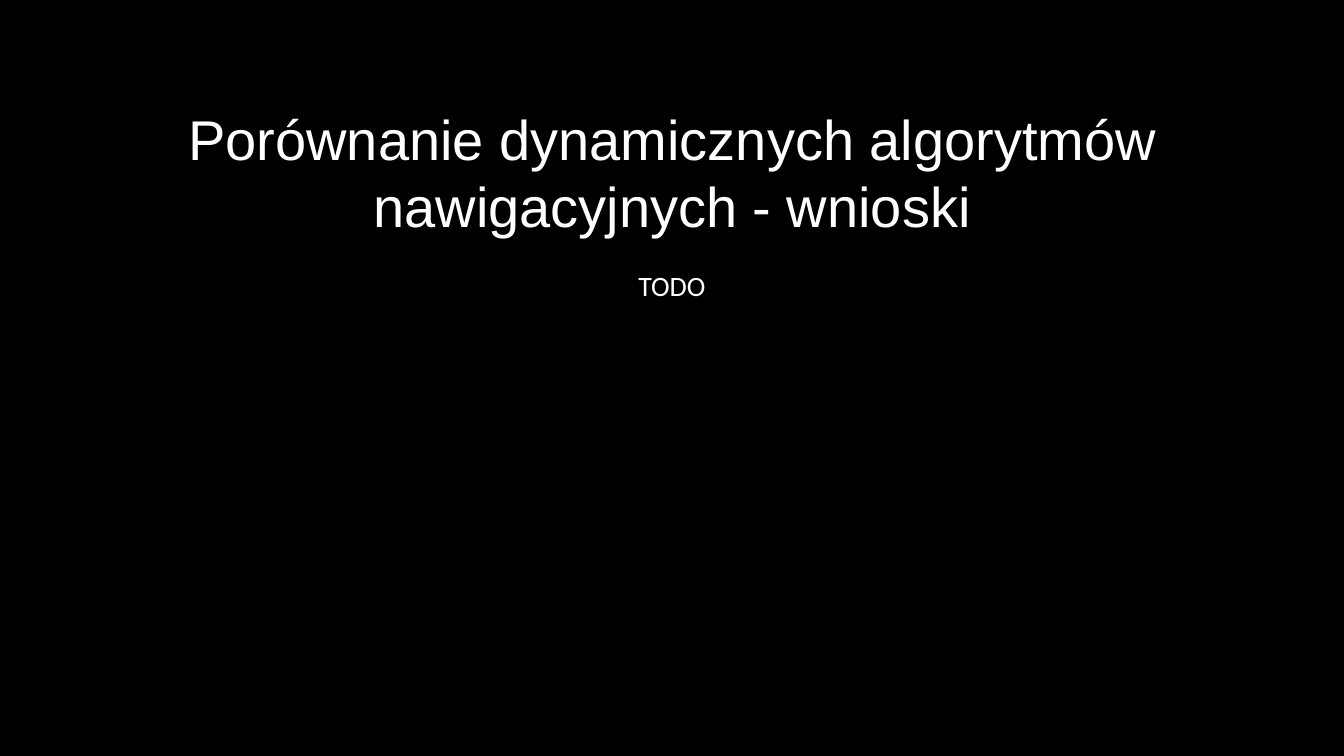
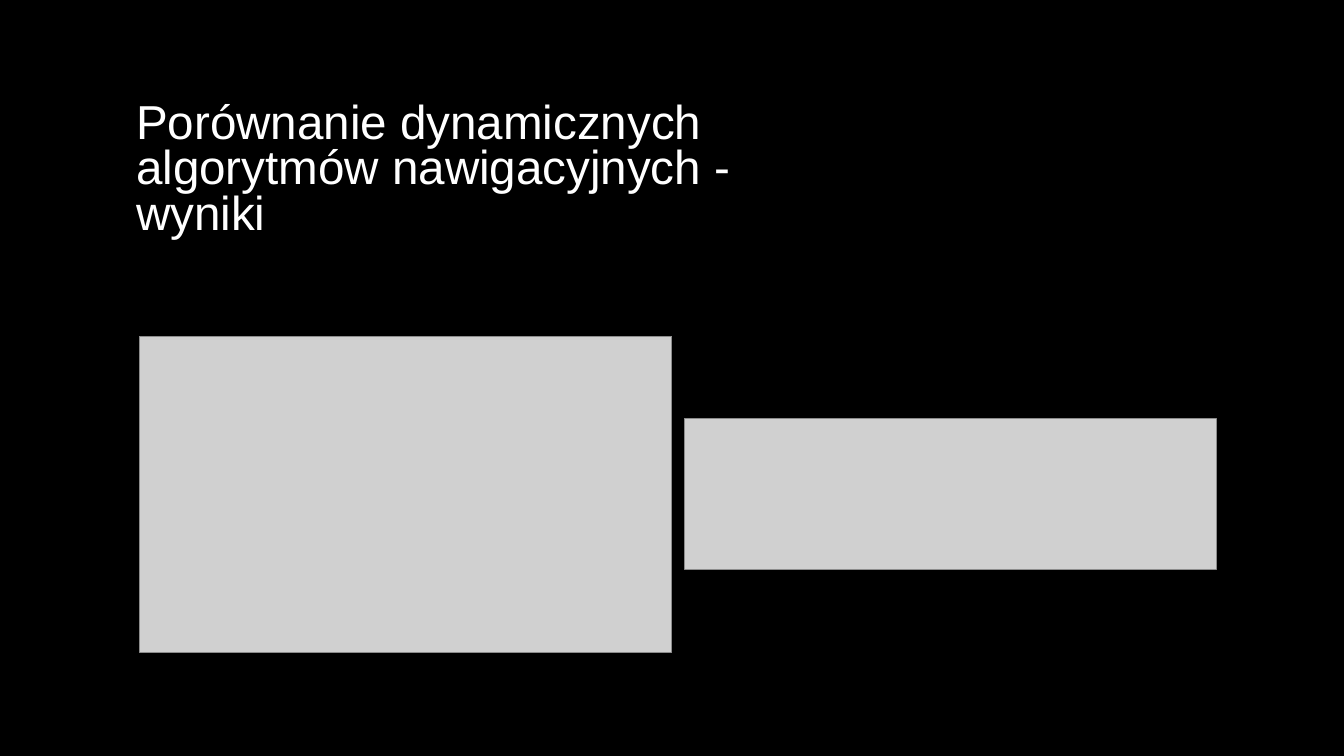
Before and after one commit to DevxMike/master_degree, a slide deck: slide 21 of ppt/Magisterka.odp (slide 28 before the commit). Drawn at 1344x756 pixels with LibreOffice and Linux fonts; fonts in the diff are those of the drawing; grey boxes stand for pictures. Boxes give left, top, right and bottom in pixels: in the first picture for what was removed or moved away, otherwise in the second. Text is boxed around its words. In the diff, an @@ line names an element or a change of style, - is before the commit and + after.

```diff
--- a/ppt/Magisterka.odp
+++ b/ppt/Magisterka.odp
@@ title at (136, 104, 701, 240): text changed; size 40 to 34 pt @@
-Porównanie dynamicznych algorytmów nawigacyjnych - wnioski
+Porównanie dynamicznych algorytmów nawigacyjnych - wyniki
@@ text removed at (638, 278, 705, 297) @@
-TODO
@@ picture added at (140, 336, 673, 652) @@
@@ picture added at (685, 419, 1216, 570) @@
```
Also in this commit, not shown: 20 other slides changed, 2 slides added, 8 slides removed, 2 other files.
